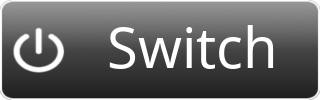
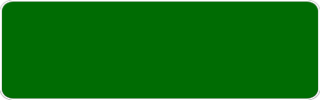
Layered file, before and after one edit (320x100). Changes by layer:
showed "Green" over (x1=1, y1=1, x2=319, y2=99)
showed "SYSTEM" over (x1=91, y1=27, x2=291, y2=69)
hid "Switch" over (x1=109, y1=25, x2=274, y2=69)